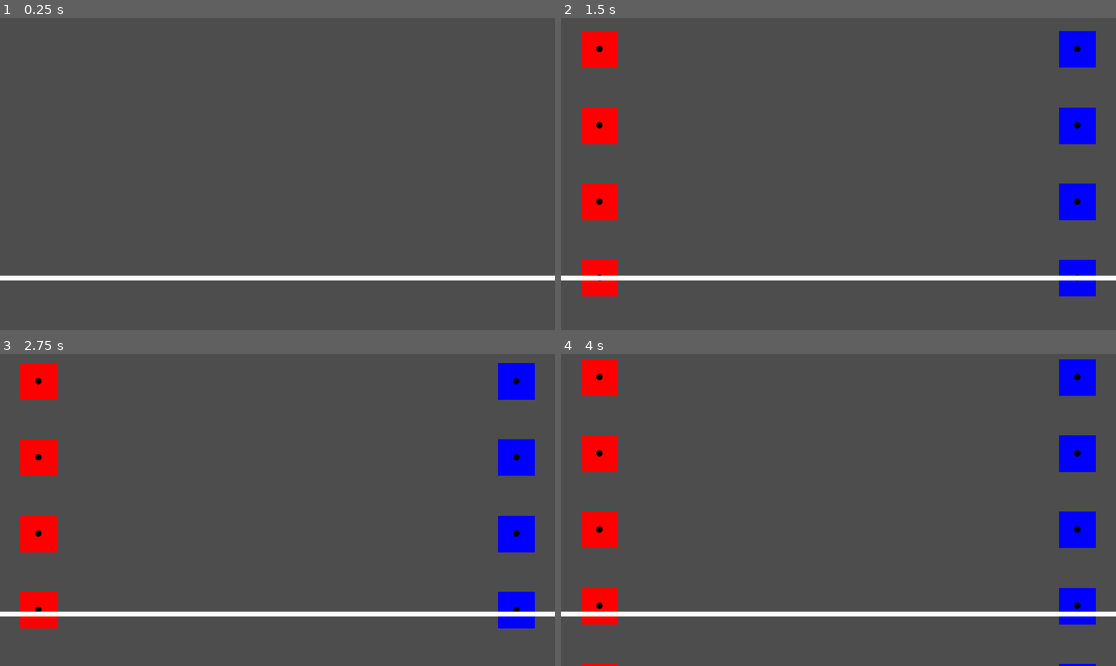
Above: before the commit, frames 1-4 (two rows, left to right).
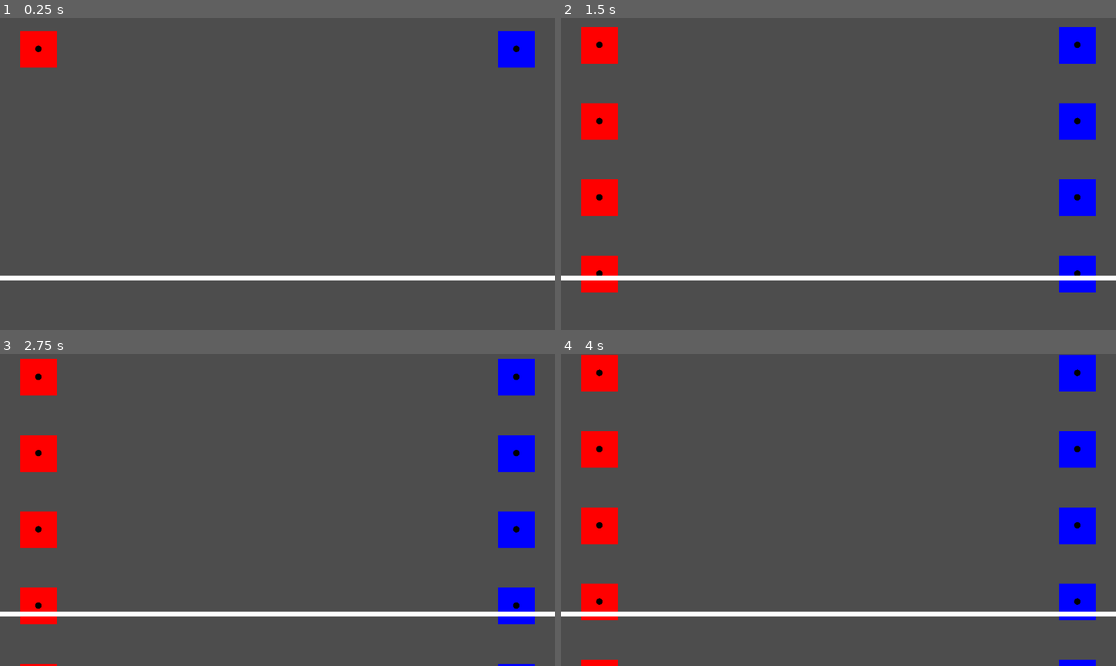
Above: after the commit, the same moments.

Repository: thechonkpotato/jittaclick
Game: Godot game, scene res://main.tscn
Same seed, same stepped clock (60 frames per second), same inputs: the game is played once before the commit and once after it.
Inputs:
- Up to frame 1 (0.25 s): no input
- Up to frame 2 (1.5 s): hold Right (right) 0.53-1.28 s; hold Left (left) from 1.28 s (still down)
- Up to frame 3 (2.75 s): release Left (left) at 2.03 s; hold Right (right) from 2.03 s (still down)
- Up to frame 4 (4 s): release Right (right) at 3.53 s; hold Left (left) from 3.53 s (still down)

The runs differ from the first frame. In frame 1, 1.6% of the frame differs, in the area x 3-97%, y 4-17%; in frame 2, 1.8%; in frame 3, 1.9%; in frame 4, 2.0%, in the area x 3-97%, y 0-100%.

Commit message:
feat: Make blocks be on beat

Diff:
--- a/box.gd
+++ b/box.gd
@@ -8,24 +8,28 @@
 var height := 0.0
 @export var padding := 80.0
 
+var y_offset: float = Globals.line_y - (speed * Globals.bpm_wait * 2)
+
 func _ready():
-	x_range = get_viewport_rect().size.x
-	y_range = get_viewport_rect().size.y
-	width = $CollisionShape2D.shape.size.y * global_scale.y
-	height = $CollisionShape2D.shape.size.y * global_scale.y
+    print(y_offset)
+    print(Globals.line_y)
+    x_range = get_viewport_rect().size.x
+    y_range = get_viewport_rect().size.y
+    width = $CollisionShape2D.shape.size.y * global_scale.y
+    height = $CollisionShape2D.shape.size.y * global_scale.y
 
-	if get_meta('side') == 'left':
-		global_position.x = padding
-		modulate = Color.RED
-	else:
-		global_position.x = x_range - padding
-		modulate = Color.BLUE
+    if get_meta('side') == 'left':
+        global_position.x = padding
+        modulate = Color.RED
+    else:
+        global_position.x = x_range - padding
+        modulate = Color.BLUE
 
-	global_position.y = -height
+    global_position.y = y_offset
 
 func _physics_process(delta: float) -> void:
-	global_position.y += speed * delta
-	if global_position.y > y_range + height: get_node('../..').remove_block(self)
+    global_position.y += speed * delta
+    if global_position.y > y_range + height: get_node('../..').remove_block(self) # get the blocks node2d in the main scene
 
 func centered_gpos():
-	return global_position + Vector2(width / 2, height / 2)
+    return global_position + Vector2(width / 2, height / 2)
--- /dev/null
+++ b/globals.gd
@@ -0,0 +1,5 @@
+extends Node
+
+var line_y := 0.0
+var bpm := 100.0
+var bpm_wait = 60 / bpm
--- a/input_manager.gd
+++ b/input_manager.gd
@@ -6,18 +6,22 @@
 var bpm: float = 100
 
 const block_scene: PackedScene = preload('res://box.tscn')
-var blocks: Array[Dictionary] = []
-@onready var block_threshold = $Line2D.points[0].y
+var blocks: Array[Dictionary] = [] # <-- HERE'S THE LIST NO FREAKING WAY
 
 var left_points := 0
 var right_points := 0
 
 func _ready():
+	Globals.line_y = $Line2D.points[0].y
 	cam.position.x = cam.get_viewport_rect().size.x / 2
 	cam.position.y = cam.get_viewport_rect().size.y / 2
 
 	$Timer.wait_time = 30 / bpm
 	randomize()
+
+	spawn_box('left')
+	spawn_box('right')
+	$Timer.start()
 
 func _physics_process(_delta):
 	if Input.is_action_just_pressed('left'):
@@ -29,16 +33,10 @@
 		print(right_points)
 
 func _on_timer_timeout():
-	#$Sound/GoodHit.play()
-	var block: Area2D = block_scene.instantiate()
-	block.set_meta('side', 'left')
-	block_cluster.add_child(block)
-	add_block(block)
+	$Sound/GoodHit.play()
 
-	var block1: Area2D = block_scene.instantiate()
-	block1.set_meta('side', 'right')
-	block_cluster.add_child(block1)
-	add_block(block1)
+	spawn_box('left')
+	spawn_box('right')
 
 	$Timer.start()
 
@@ -57,10 +55,16 @@
 	for datapiece in blocks:
 		var block = datapiece.block; print(block)
 		var side = datapiece.side; print(side)
-		if side == input_side and (block.position.y + block.height) >= block_threshold:
-			print(absf(block.centered_gpos().y - block_threshold))
+		if side == input_side and (block.position.y + block.height) >= Globals.line_y:
+			print(absf(block.centered_gpos().y - Globals.line_y))
 			remove_block(block)
 			if input_side == 'left':
 				left_points += 1
 			elif input_side == 'right':
 				right_points += 1
+
+func spawn_box(side: String): # <-- WOW LOOK AT THIS FUNCTION THAT MEETS ALL OF THE REQUIREMENTS
+	var block: Area2D = block_scene.instantiate()
+	block.set_meta('side', side)
+	block_cluster.add_child(block)
+	add_block(block)
--- a/main.tscn
+++ b/main.tscn
@@ -9,7 +9,6 @@
 
 [node name="Timer" type="Timer" parent="." unique_id=5127050]
 wait_time = 0.25
-autostart = true
 
 [node name="Blocks" type="Node2D" parent="." unique_id=1959254111]
 
--- a/project.godot
+++ b/project.godot
@@ -14,6 +14,10 @@
 run/main_scene="uid://cqso6pdcr62wj"
 config/features=PackedStringArray("4.6", "Forward Plus")
 config/icon="res://icon.svg"
+
+[autoload]
+
+Globals="*uid://coac6313xwtkk"
 
 [input]
 
Not shown, changed: assets/sounds/632686.mp3.import
Not shown, added: globals.gd.uid
